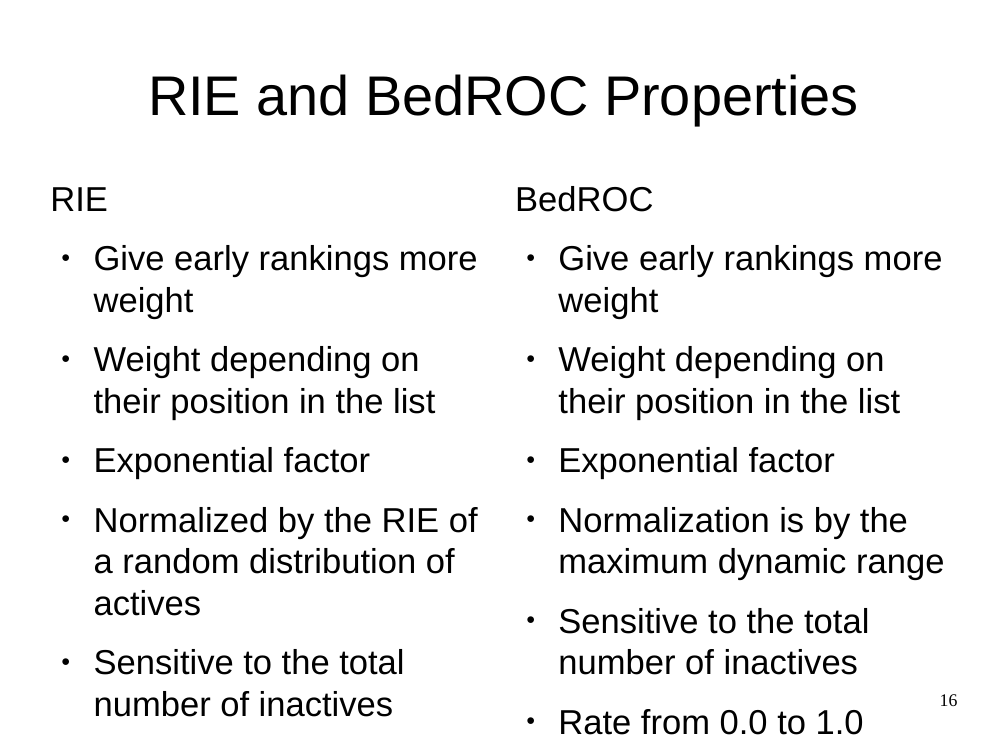
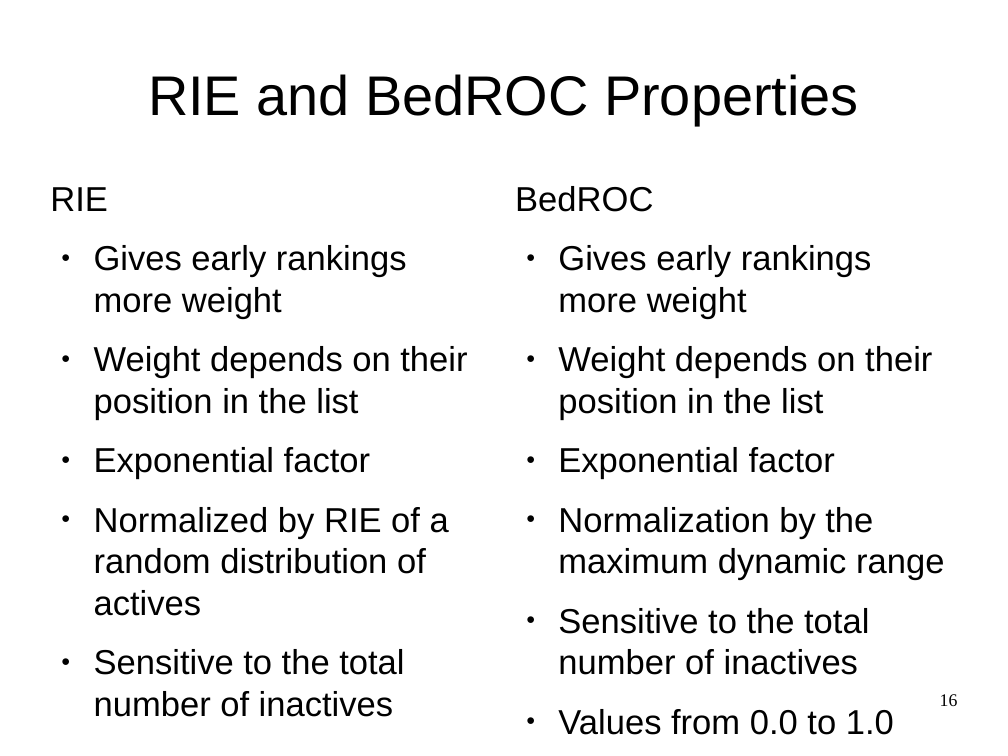
Before and after one commit to AlexWoroschilow/pca, a slide deck: slide 16 of seminar/presentation.odp. Drawn at 1008x756 pixels with LibreOffice and Linux fonts; fonts in the diff are those of the drawing. Boxes give left, top, right and bottom in pixels: in the first picture for what was removed or moved away, otherwise in the second. Text is boxed around its words. In the diff, an @@ line names an element or a change of style, - is before the commit and + after.

```diff
--- a/seminar/presentation.odp
+++ b/seminar/presentation.odp
@@ text at (94,245,467,420): text changed @@
-● Give early rankings more weight
-● Weight depending on their position in the list
+● Gives early rankings more weight
+● Weight depends on their position in the list
@@ text at (558,245,932,420): text changed @@
-● Give early rankings more weight
-● Weight depending on their position in the list
+● Gives early rankings more weight
+● Weight depends on their position in the list
@@ text at (94,507,449,616): text changed @@
-● Normalized by the RIE of a random distribution of actives
+● Normalized by RIE of a random distribution of actives
@@ text at (558,507,944,580): text changed @@
-● Normalization is by the maximum dynamic range
+● Normalization by the maximum dynamic range
@@ text at (558,709,894,735): text changed @@
-● Rate from 0.0 to 1.0
+● Values from 0.0 to 1.0
```
Also in this commit, not shown: 21 other slides changed.
